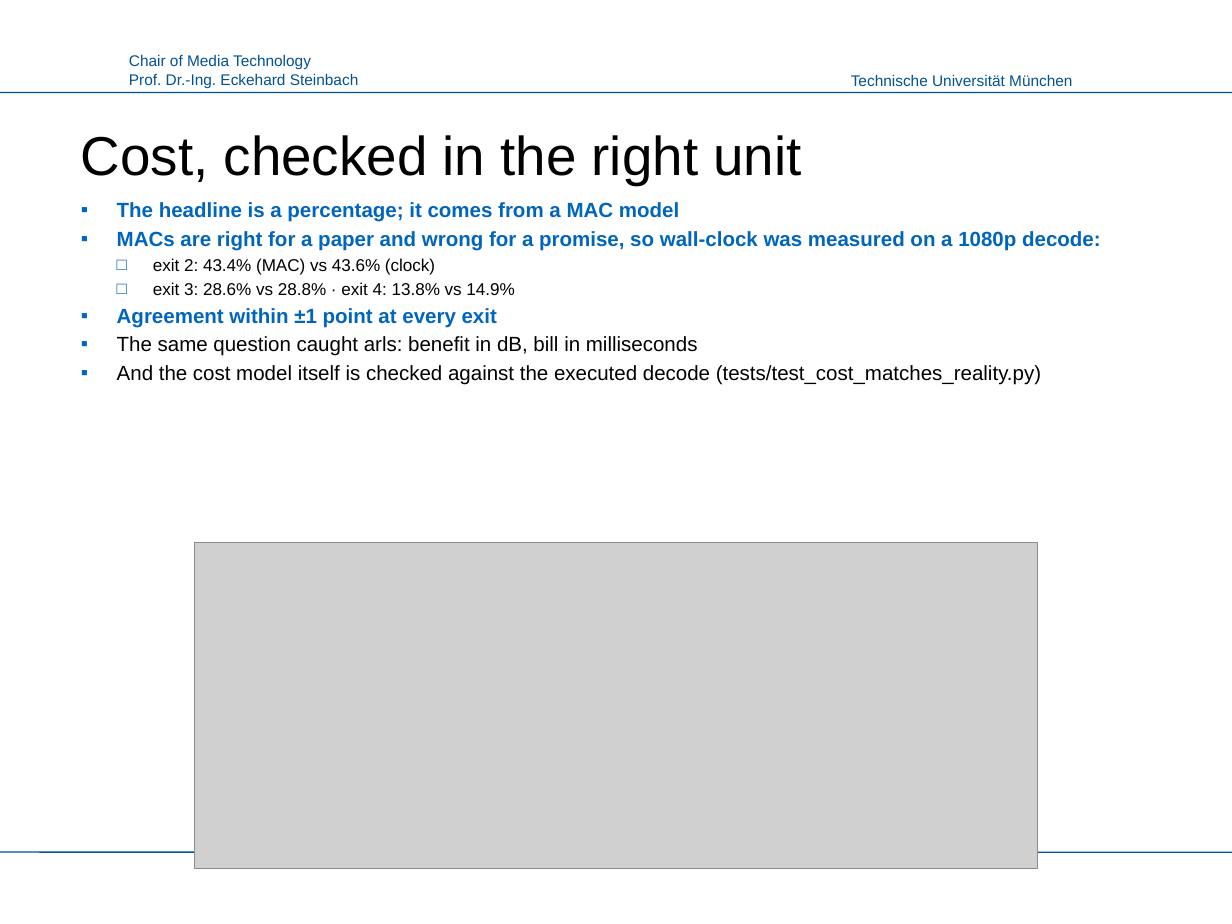
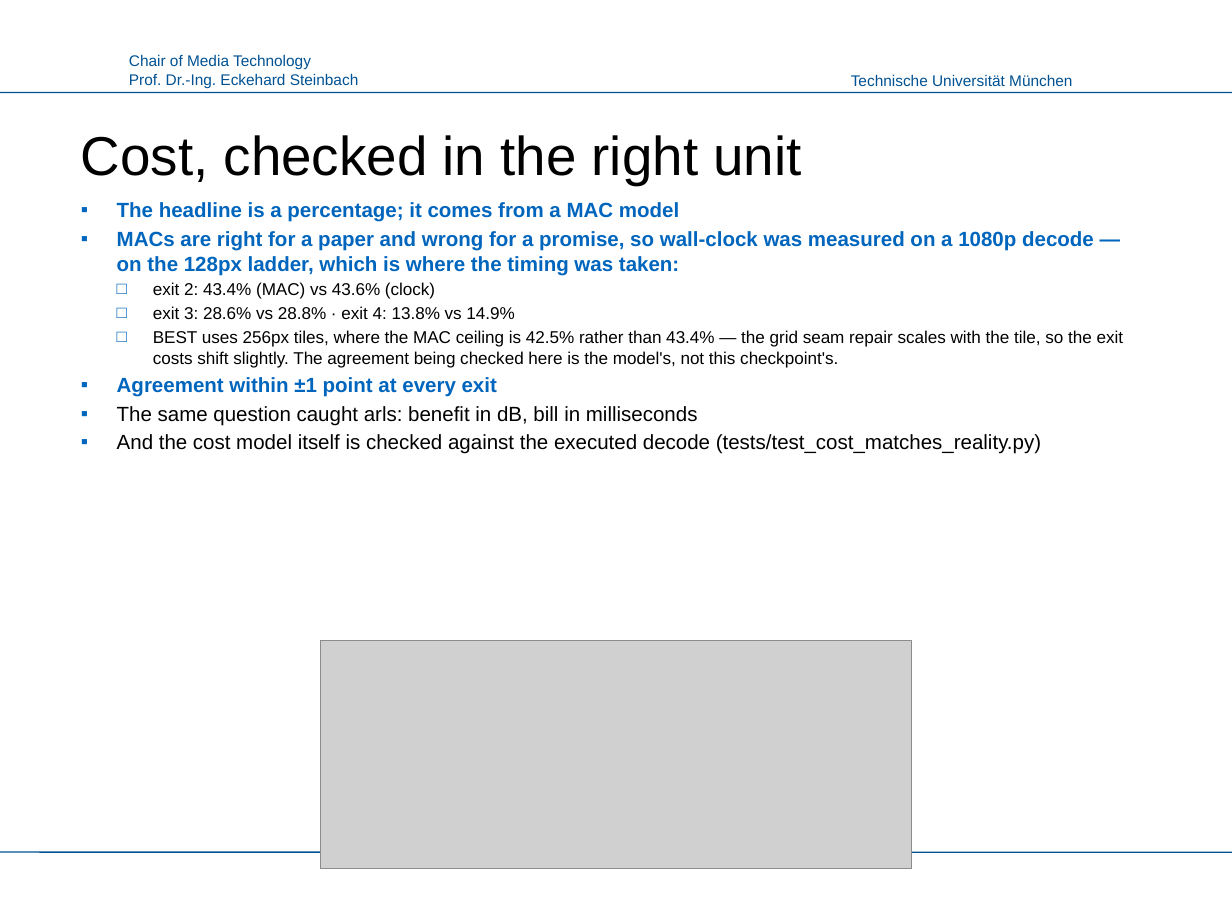
Before and after one commit to canerim/FLEX-FLOP, a slide deck: slide 9 of paper/FLEX-UF_LMT.pptx. Drawn at 1232x924 pixels with LibreOffice and Linux fonts; fonts in the diff are those of the drawing; grey boxes stand for pictures; background and template pictures are left out. Boxes give left, top, right and bottom in pixels: in the first picture for what was removed or moved away, otherwise in the second. Text is boxed around its words. In the diff, an @@ line names an element or a change of style, - is before the commit and + after.

```diff
--- a/paper/FLEX-UF_LMT.pptx
+++ b/paper/FLEX-UF_LMT.pptx
@@ text at [117,231,1094,275]: text changed @@
-▪ MACs are right for a paper and wrong for a promise, so wall-clock was measured on a 1080p decode:
+▪ MACs are right for a paper and wrong for a promise, so wall-clock was measured on a 1080p decode — on the 128px ladder, which is where the timing was taken:
@@ text at [153,330,1124,368]: paragraph added @@
+  □ BEST uses 256px tiles, where the MAC ceiling is 42.5% rather than 43.4% — the grid seam repair scales with the tile, so the exit costs shift slightly. The agreement being checked here is the model's, not this checkpoint's.
@@ picture: place and size @@
-picture at [195,542,1037,869]
+picture at [320,641,910,869]
```
Also in this commit, not shown: 2 other slides changed, 6 other files.
